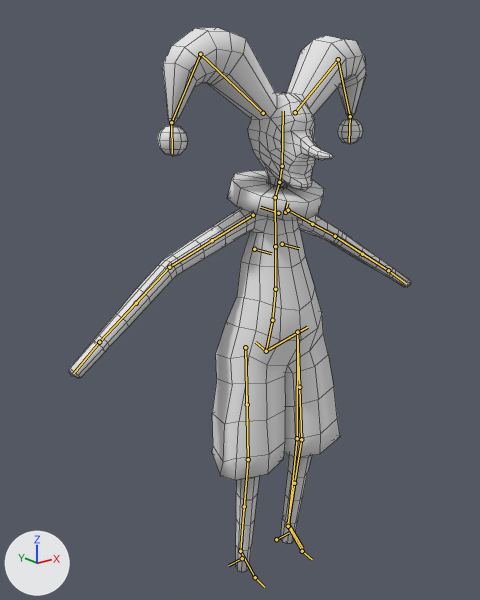
An edit to the Blender file Graphics/kaspar.blend, drawn before and after from the same camera.
Both versions are drawn from a 50 mm camera at (-1.75, -2.02, 2.1) aimed at (-0.12, 0.02, 1.28). Every picture has the same lights, and +X, +Y and +Z are marked at lower left. Both versions are drawn at frame 1 of the action 'Idle'; the numbers are the values there. The bones that bend it are drawn over the model as lines. Mesh edges are drawn as thin lines.

The first picture shows 'Kaspar'.
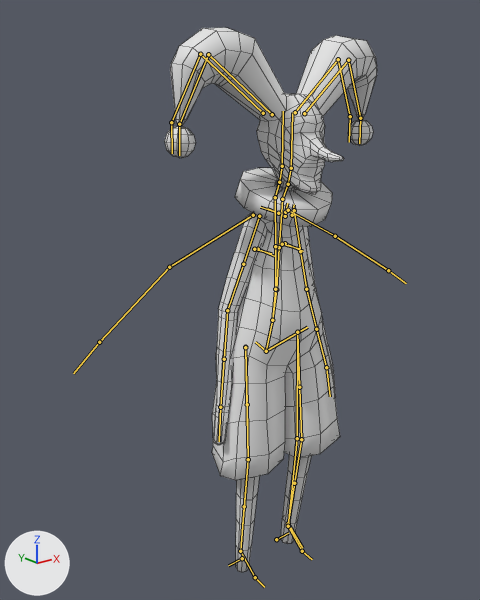
Commit message: + Reset, idle kaspar anims

Changed parts and their boxes (x1, y1, x2, y2) in the pictures (480 x 600 px):
'Kaspar', posed (38% narrower): before (69, 27, 411, 572); after (164, 27, 377, 572)

The change in detail:
Bone 'chest' (bone_chest) moves from (0.0, 0.0, 0.0) to (0.0, -0.012, 0.0).
Bone 'chest' (bone_chest) turns from (0, 0, 0) to (7, 0, 1) degrees about its own x, y and z.
Bone 'hand_ik.R' (bone_hand_ik_r) moves from (0.0, 0.0, 0.0) to (-0.537, -0.169, 0.274).
Bone 'hand_ik.R' (bone_hand_ik_r) turns from (0, 0, 0) to (18, 21, 46) degrees about its own x, y and z.
Bone 'hand_ik.L' (bone_hand_ik_l) moves from (0.0, 0.0, 0.0) to (0.505, -0.151, 0.284).
Bone 'hand_ik.L' (bone_hand_ik_l) turns from (0, 0, 0) to (21, -6, -51) degrees about its own x, y and z.
